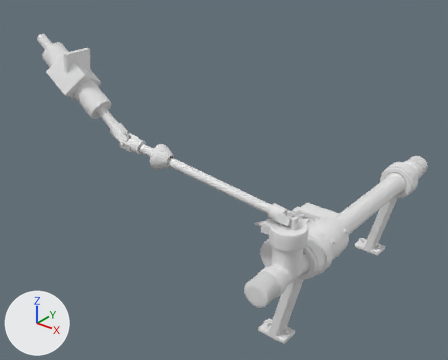
An edit to the glTF model web/public/assets/steering.glb, drawn before and after from the same camera.
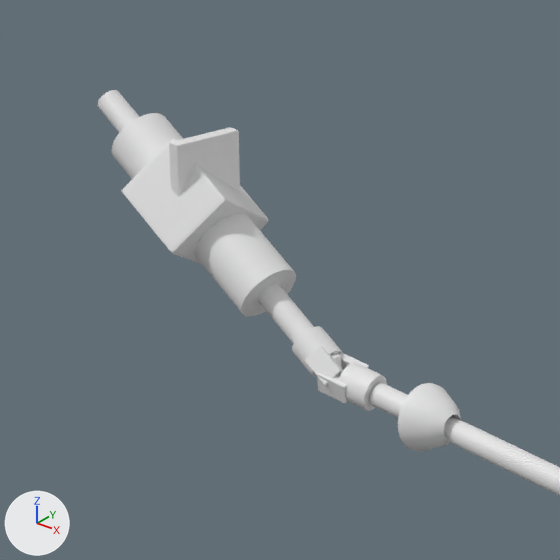
There are two pictures of each version: one whole from a camera (50 mm lens) standing at (1.977, -1.288, 1.285) and looking at (0.999, -0.065, 0.527), one close up on the part from 0% to 47% of the width and 0% to 59% of the height. The axes (+X, +Y, +Z) are drawn at lower left. The lights are the same throughout. The first two pictures are the older version. Where no turn or scale is listed for an object, it has been applied to the vertices. Vertices at exactly the same position are counted once.
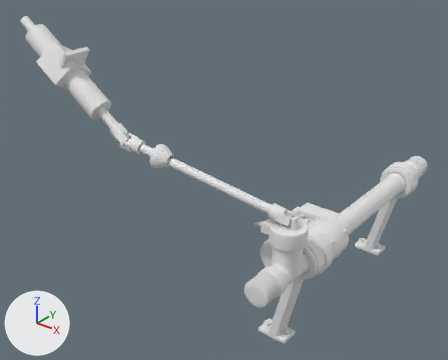
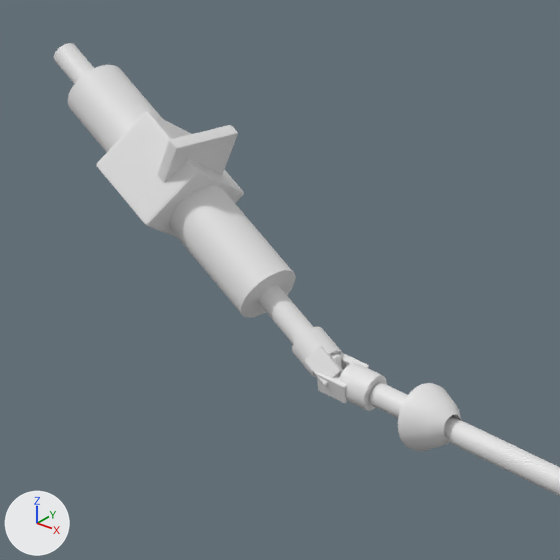
Boxes (x1, y1, x2, y2) around the edits, measured in the close-ups (560 x 560 px; the box of a moved part takes in the faces that stretch with it):
'Mesh_1', reshaped, moved (20% wider, 18% taller): before (98, 90, 314, 344); after (54, 43, 313, 344)
part 1 of me_mesh_1, moved or reshaped: before (112, 113, 296, 316); after (68, 65, 296, 318)
part 2 of me_mesh_1, moved or reshaped: before (98, 90, 314, 344); after (54, 43, 313, 344)
part 3 of me_mesh_1, moved or reshaped: before (122, 138, 269, 264); after (96, 112, 244, 237)
part 4 of me_mesh_1, moved or reshaped: before (169, 127, 240, 197); after (157, 125, 238, 183)

What the commit changed:
me_mesh_1 is used by ob_mesh_1; location (0.552, 0.048, 0.69).
me_mesh_1 had 224 vertices, 432 faces and spanned x 0.105..0.372, y -0.474..-0.362, z 0.054..0.253.
me_mesh_1 now has 224 vertices, 432 faces and spans x 0.076..0.402, y -0.474..-0.362, z 0.036..0.271.
me_mesh_1 part 1: the loose piece of 64 vertices spanning x 0.136..0.334, y -0.448..-0.388, z 0.074..0.238 is multiplied about its middle by the matrix ((1.231, 0.007, -0.178), (-0.008, 1.0, -0.011), (-0.146, 0.011, 1.113)).
me_mesh_1 part 2: the loose piece of 48 vertices spanning x 0.105..0.372, y -0.43..-0.406, z 0.054..0.253 is multiplied about its middle by the matrix ((1.149, 0.007, -0.119), (-0.007, 1.0, -0.01), (-0.09, 0.011, 1.073)).
me_mesh_1 part 3: the loose piece of 56 vertices spanning x 0.164..0.288, y -0.474..-0.362, z 0.097..0.227 is scaled about its middle by 0.999, then moved by (-0.003, 0.0, 0.002).
me_mesh_1 part 4: 56 of 224 vertices moved; they spanned x 0.233..0.254, y -0.453..-0.383, z 0.153..0.231 and now span x 0.234..0.282, y -0.453..-0.383, z 0.15..0.215; mean shift (0.015, 0.0, -0.009); largest move (0.242, -0.385, 0.23) -> (0.242, -0.453, 0.151).
Object 'Mesh_1' (ob_mesh_1) moves from (0.552, 0.048, 0.69) to (0.522, 0.048, 0.707).
